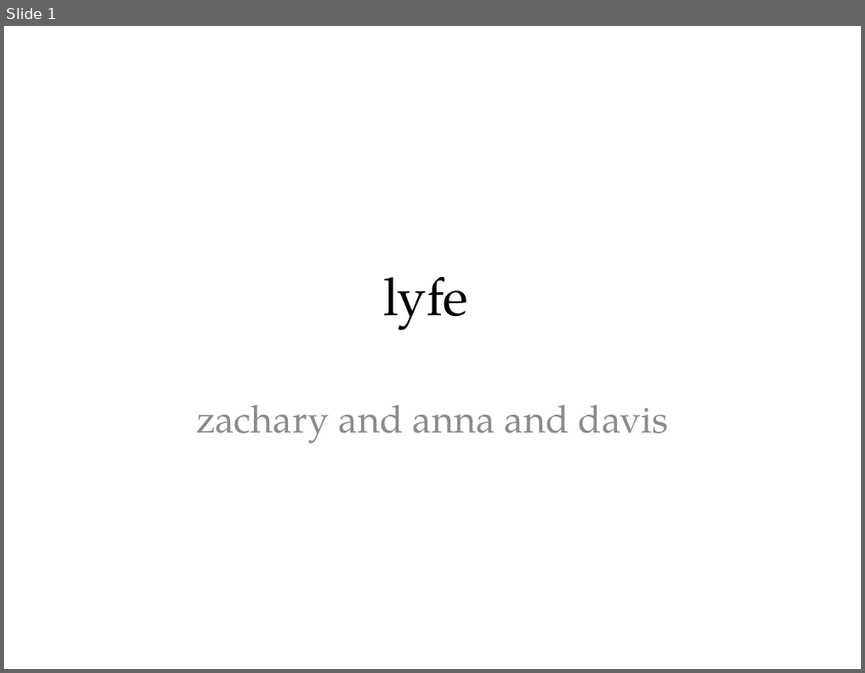
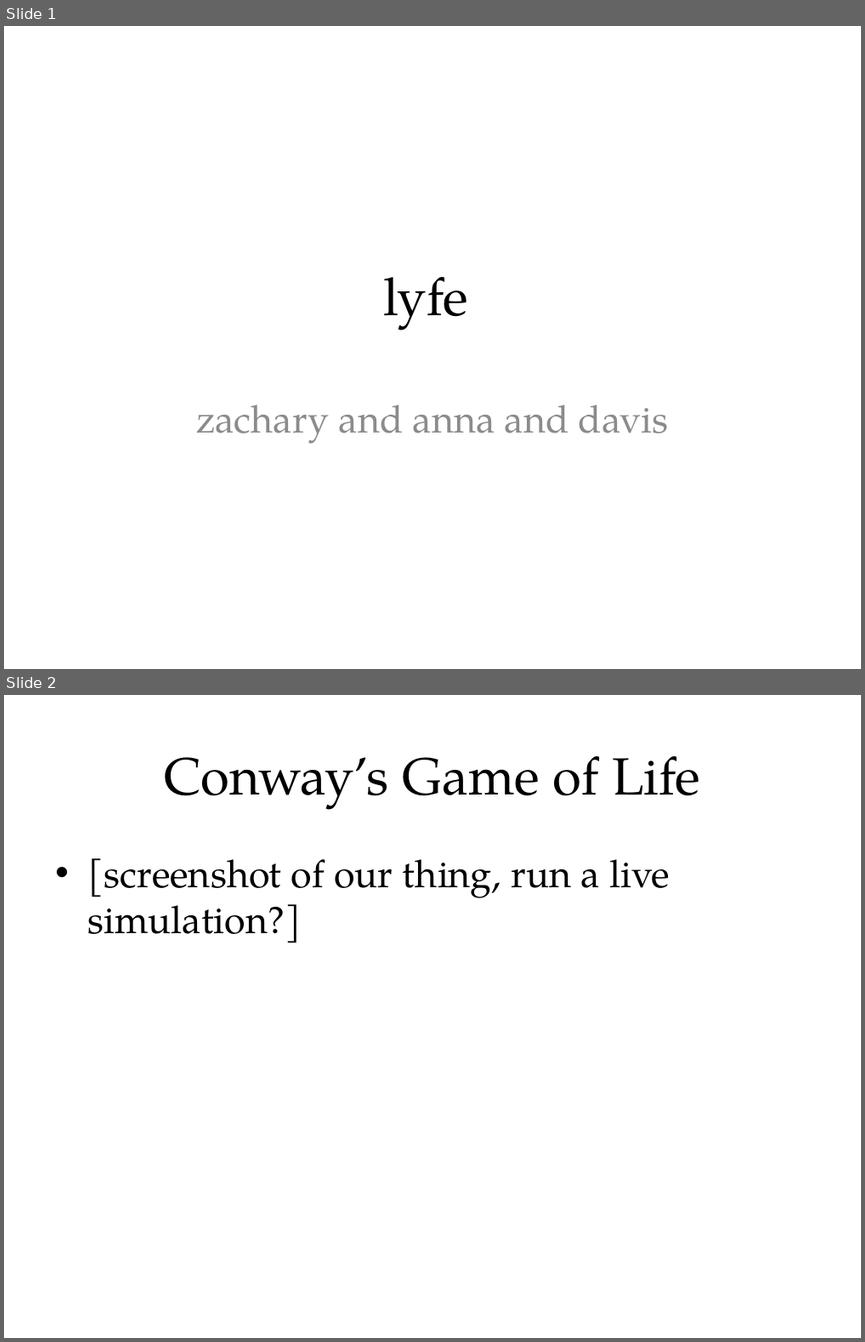
Before and after one commit to blinderm/game-of-life, a slide deck: presentation/CSC213_presentation.pptx. Shown one above the other, each under a label of ours: slide 1 before the commit, slides 1 and 2 after it. The pictures are 865x673 and 865x1342 pixels, drawn with LibreOffice and Linux fonts; fonts in the diff are those of the drawing. Boxes give left, top, right and bottom in pixels: in the first picture for what was removed or moved away, otherwise in the second. Text is boxed around its words. In the diff, an @@ line names an element or a change of style, - is before the commit and + after.

```diff
--- a/presentation/CSC213_presentation.pptx
+++ b/presentation/CSC213_presentation.pptx
@@ slide 2 added at (x1=4, y1=695, x2=861, y2=1338), background #FFFFFF @@
@@ title added at (x1=164, y1=756, x2=700, y2=810), 44 pt, text #000000 @@
+Conway’s Game of Life
@@ text added at (x1=87, y1=858, x2=670, y2=943), 32 pt, text #000000 @@
+• [screenshot of our thing, run a live simulation?]
```
Also in this commit, not shown: 6 slides changed, 3 other slides added, 1 slide removed, 6 other files.
